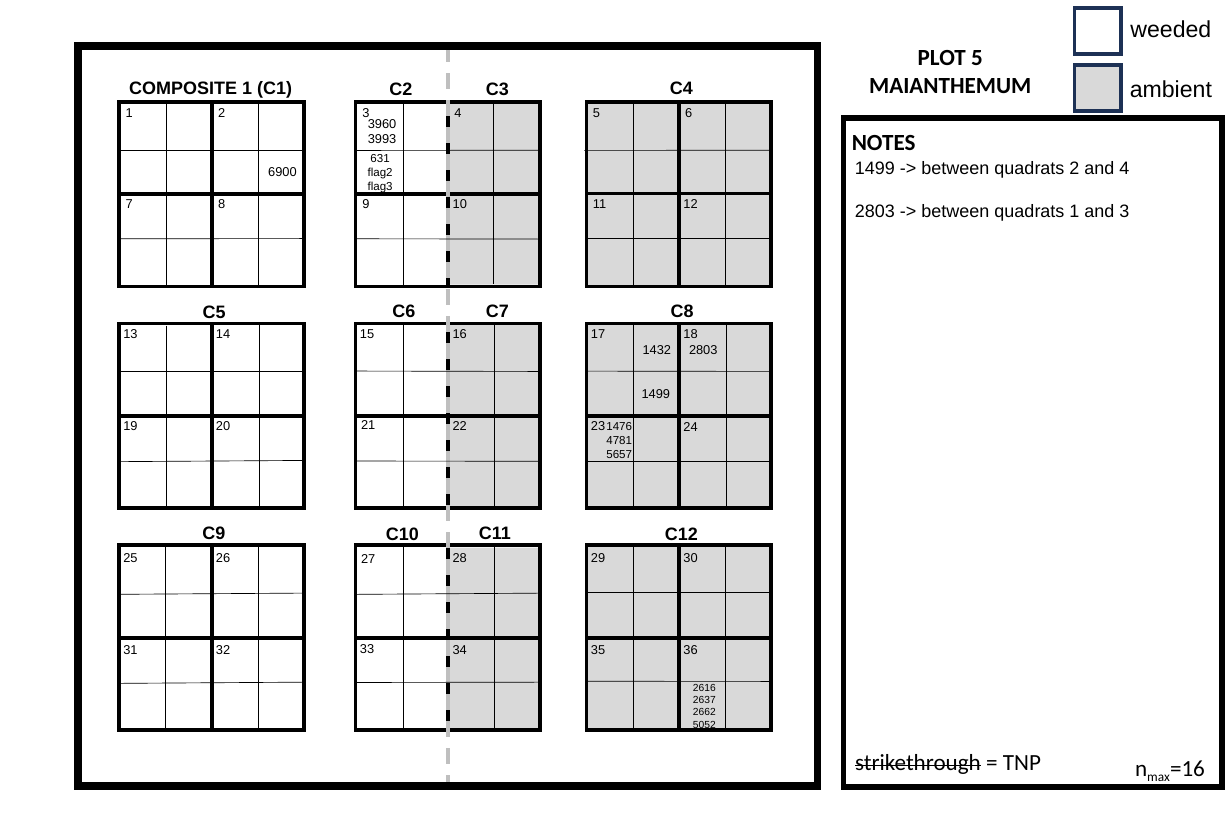
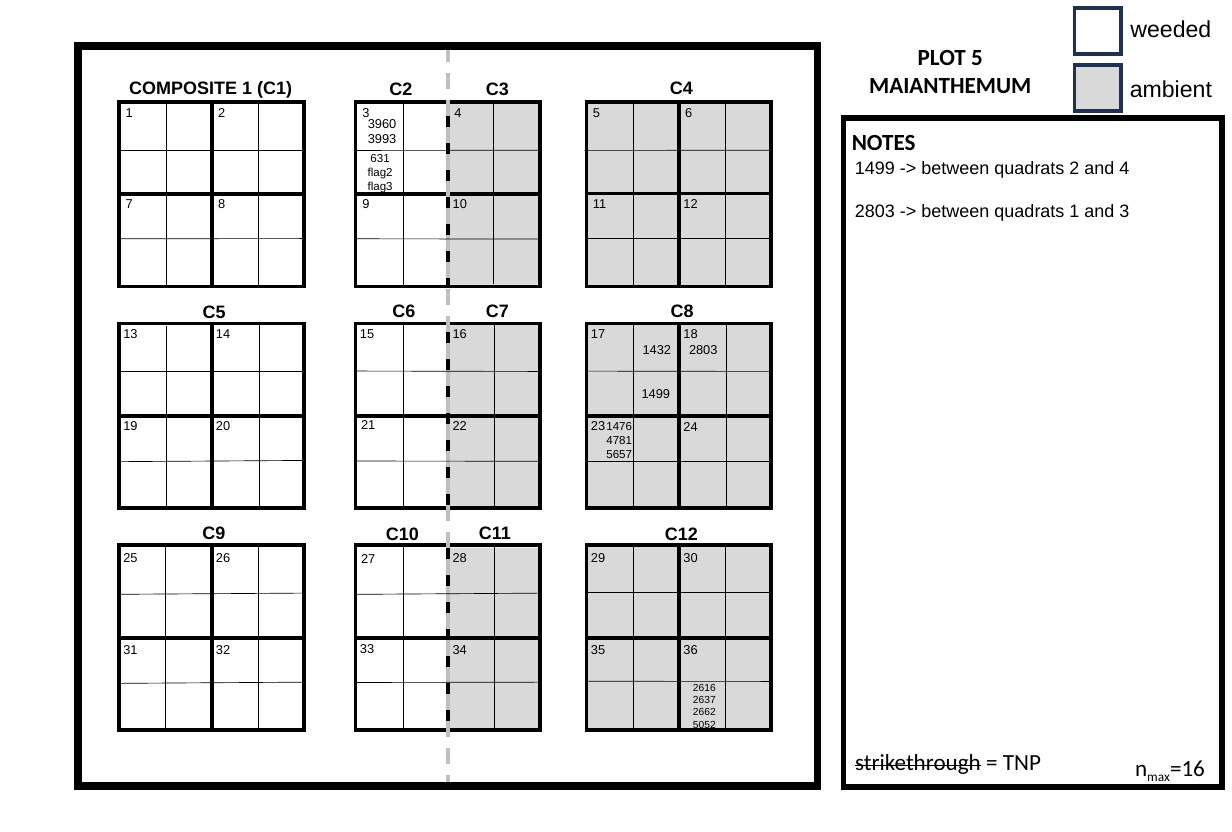
Before and after one commit to eaperkowski/2024_TT_phys, a slide deck: slide 5 of maps/TT_subplot_map_fillable.pptx. Drawn at 1232x832 pixels with LibreOffice and Linux fonts; fonts in the diff are those of the drawing. Boxes give left, top, right and bottom in pixels: in the first picture for what was removed or moved away, otherwise in the second. Text is boxed around its words. In the diff, an @@ line names an element or a change of style, - is before the commit and + after.

```diff
--- a/maps/TT_subplot_map_fillable.pptx
+++ b/maps/TT_subplot_map_fillable.pptx
@@ text removed at <box>268,167,296,176</box> @@
-6900
```
Also in this commit, not shown: 4 other slides changed, 6 other files.
